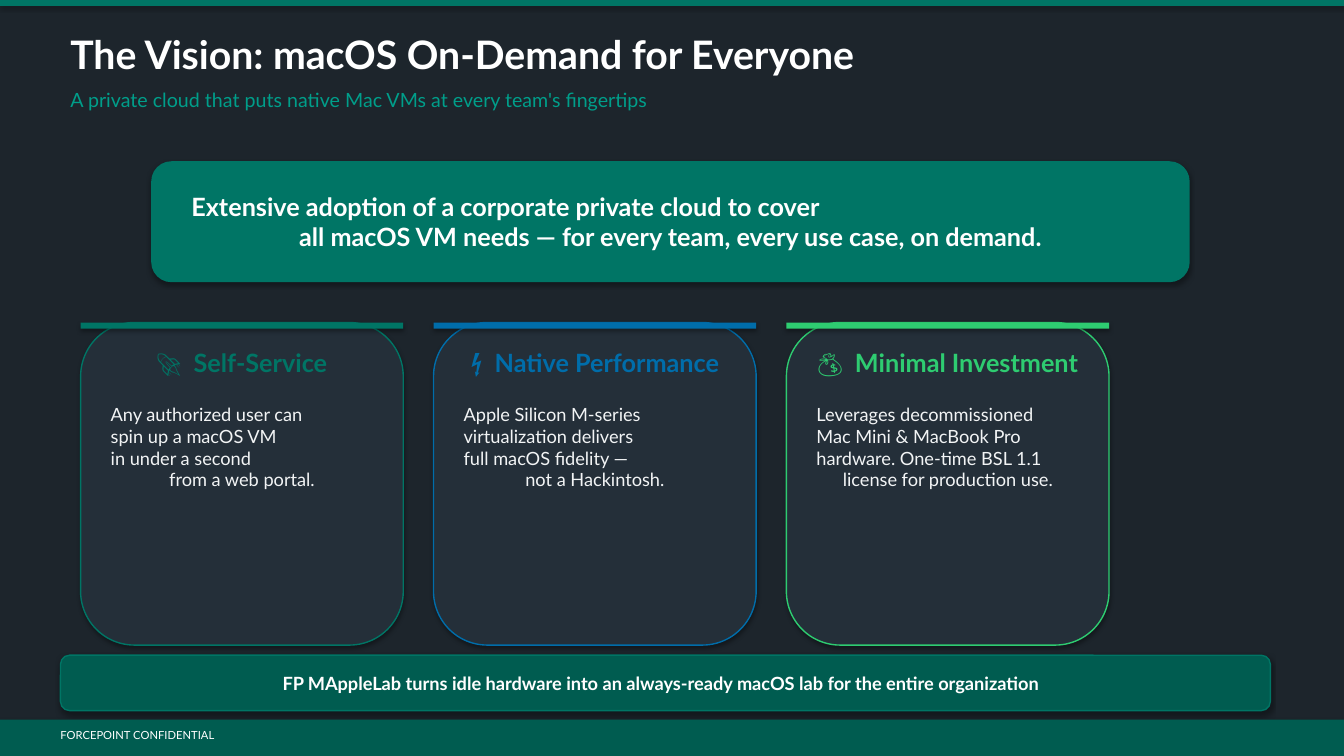
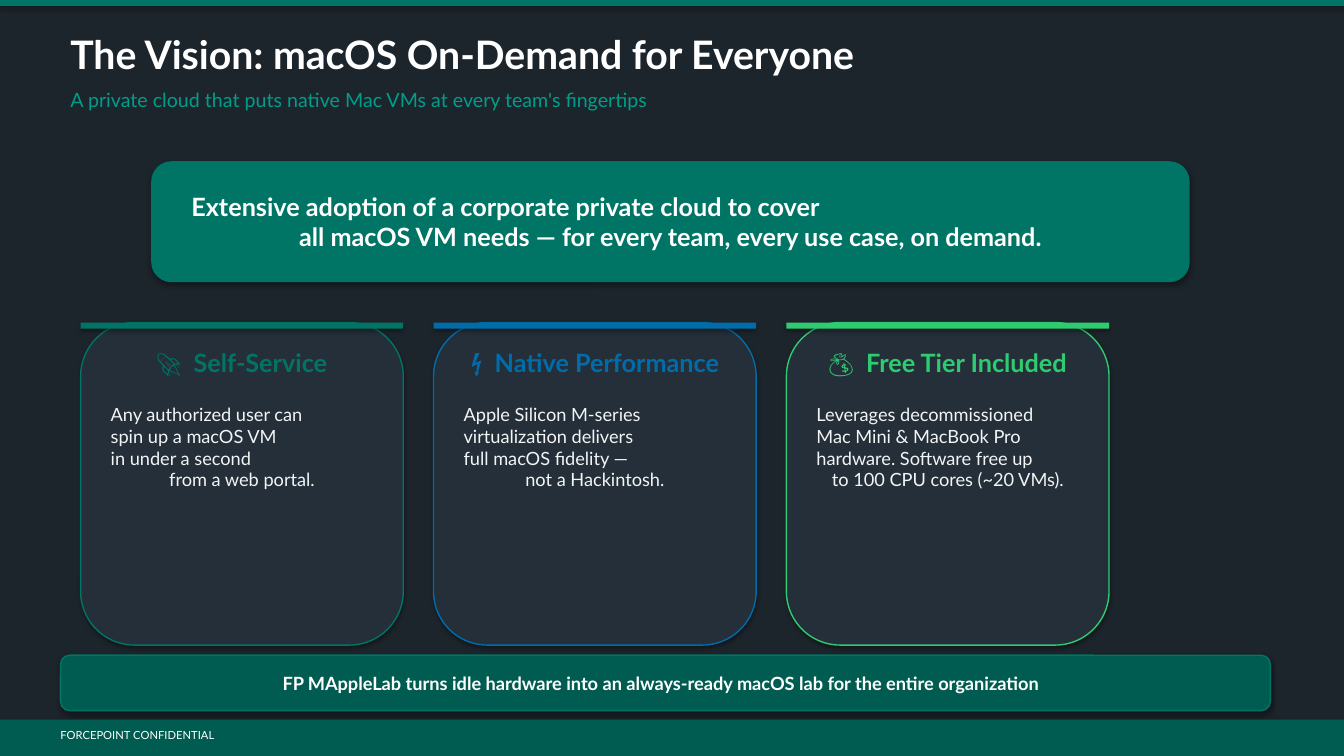
Before and after one commit to sabatico/MappleLab, a slide deck: slide 3 of docs/PR/FP_MAppleLab_Executive_Presentation.pptx. Drawn at 1344x756 pixels with LibreOffice and Linux fonts; fonts in the diff are those of the drawing. Boxes give left, top, right and bottom in pixels: in the first picture for what was removed or moved away, otherwise in the second. Text is boxed around its words. In the diff, an @@ line names an element or a change of style, - is before the commit and + after.

```diff
--- a/docs/PR/FP_MAppleLab_Executive_Presentation.pptx
+++ b/docs/PR/FP_MAppleLab_Executive_Presentation.pptx
@@ text at bbox=[866, 353, 1067, 372]: text changed @@
-💰 Minimal Investment
+💰 Free Tier Included
@@ text at bbox=[816, 407, 1064, 489]: text changed @@
-Leverages decommissioned
-Mac Mini & MacBook Pro
-hardware. One-time BSL 1.1
-license for production use.
+Leverages decommissioned
+Mac Mini & MacBook Pro
+hardware. Software free up
+to 100 CPU cores (~20 VMs).
```
Also in this commit, not shown: 5 other slides changed, 1 slide added, 3 other files.
